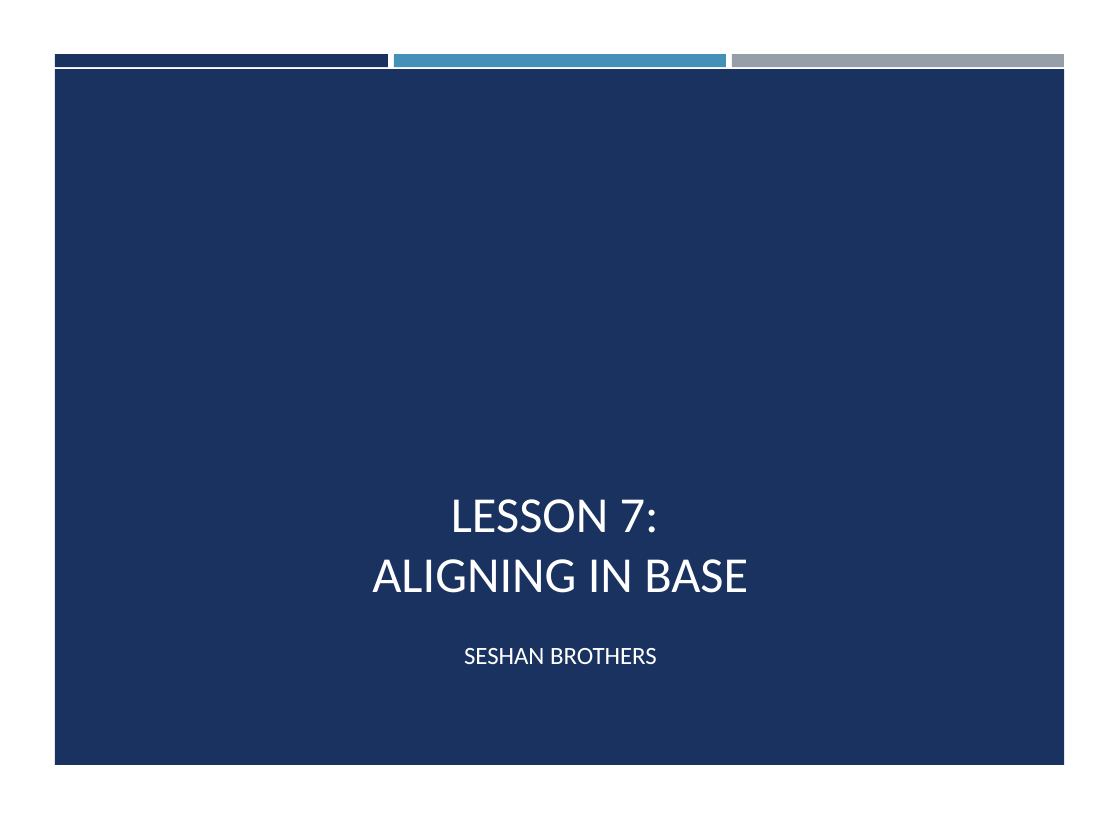
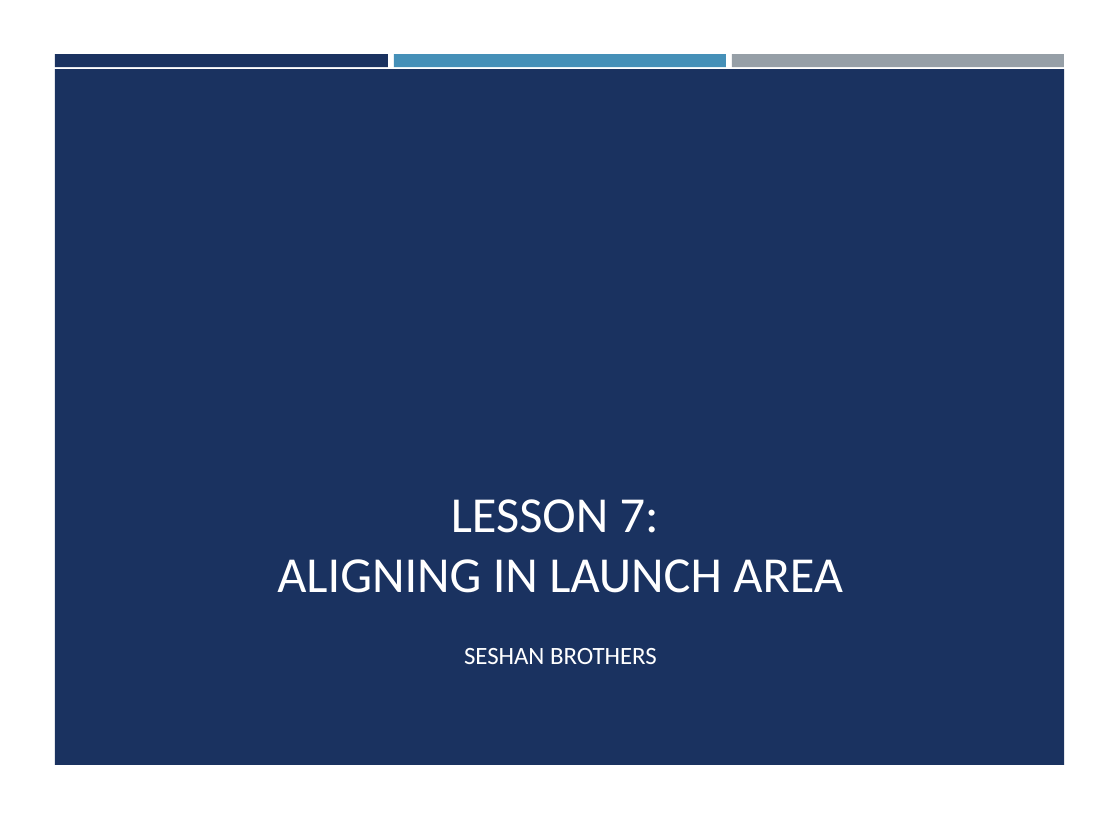
Before and after one commit to ev3lessons/FLL-Tutorials, a slide deck: slide 1 of translations/en-us/RobotGame/AlignInLaunch.pptx. Drawn at 1120x840 pixels with LibreOffice and Linux fonts; fonts in the diff are those of the drawing; background and template pictures are left out. Boxes give left, top, right and bottom in pixels: in the first picture for what was removed or moved away, otherwise in the second. Text is boxed around its words. In the diff, an @@ line names an element or a change of style, - is before the commit and + after.

Commit message:
Updated all Robot Design lessons

```diff
--- a/translations/en-us/RobotGame/AlignInLaunch.pptx
+++ b/translations/en-us/RobotGame/AlignInLaunch.pptx
@@ title at (x1=277, y1=499, x2=843, y2=593): text changed @@
-LESSON 7:
-ALIGNING IN BASE
+LESSON 7:
+ALIGNING IN LAUNCH AREA
```
Also in this commit, not shown: 4 other slides changed, 35 other files.
